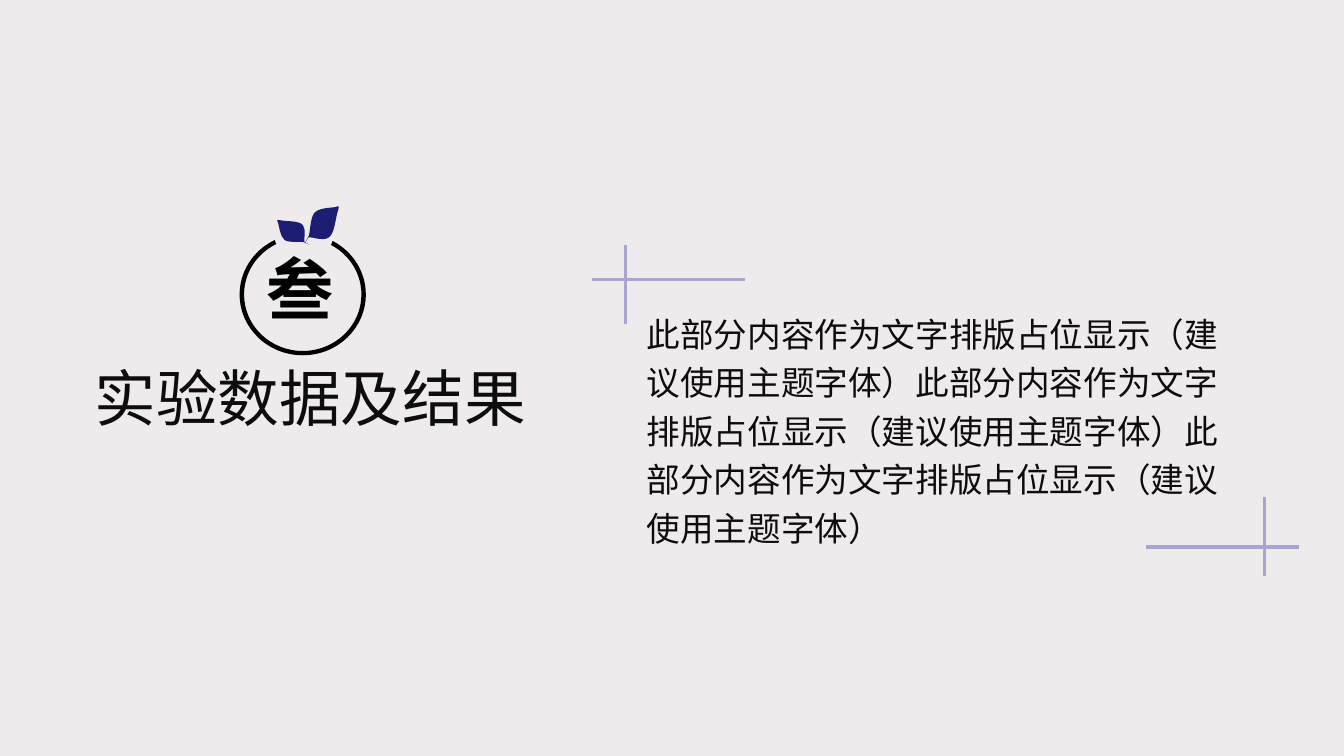
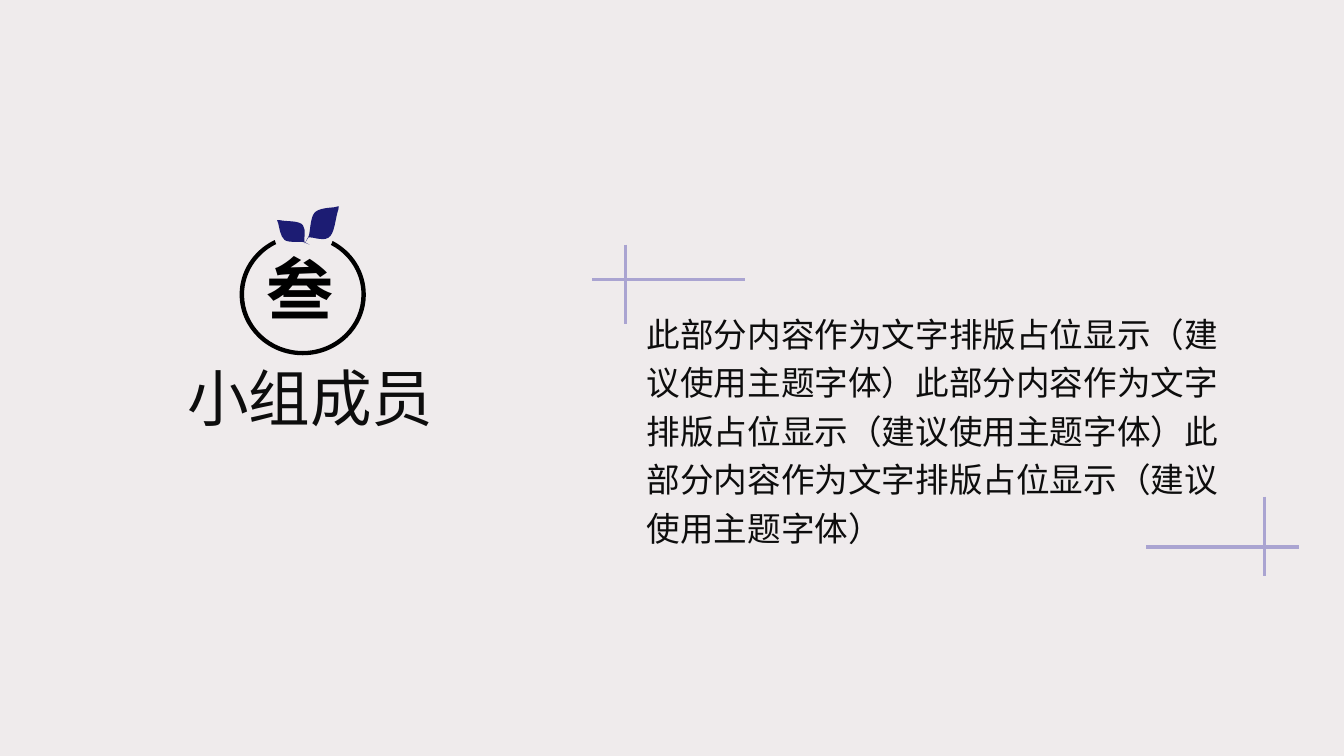
Before and after one commit to HopuTeam/MoeCloud, a slide deck: slide 14 of MoeCloud.pptx. Drawn at 1344x756 pixels with LibreOffice and Linux fonts; fonts in the diff are those of the drawing. Boxes give left, top, right and bottom in pixels: in the first picture for what was removed or moved away, otherwise in the second. Text is boxed around its words. In the diff, an @@ line names an element or a change of style, - is before the commit and + after.

```diff
--- a/MoeCloud.pptx
+++ b/MoeCloud.pptx
@@ text at <box>187,369,433,426</box>: text changed @@
-实验数据及结果
+小组成员
```
Also in this commit, not shown: 20 other slides changed, 1 slide added, 2 other files.
